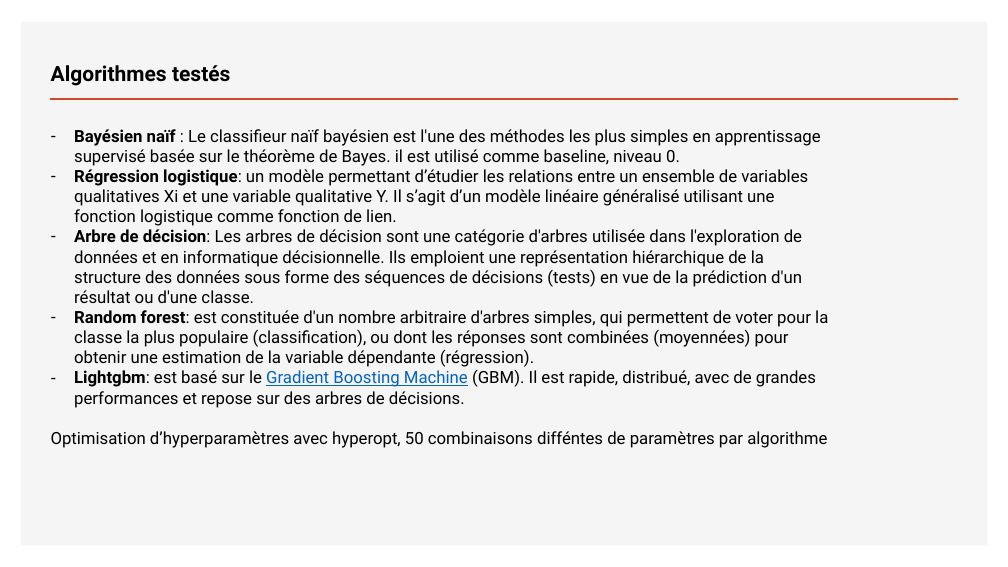
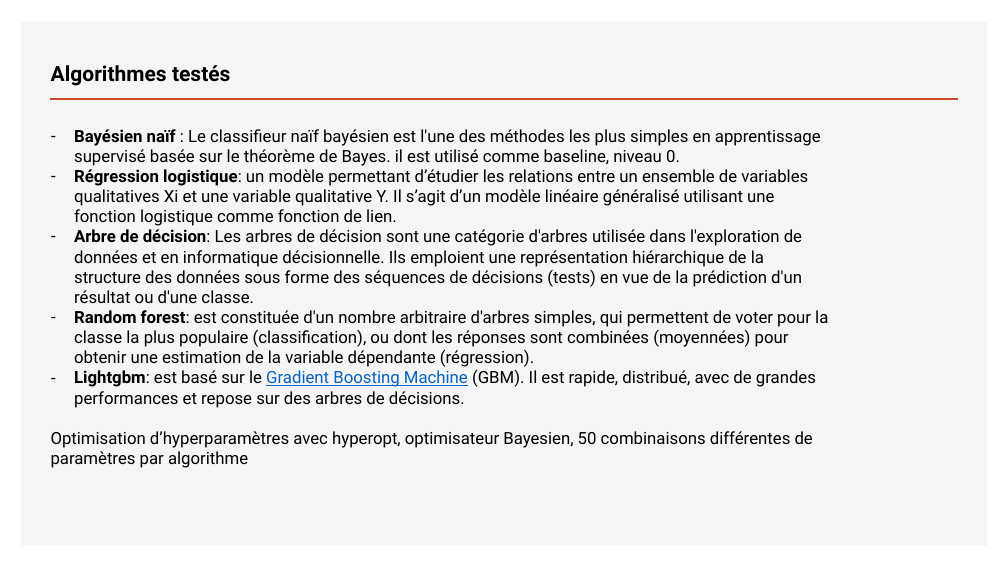
Before and after one commit to Teycir/Openclassrooms_project7, a slide deck: slide 12 of P7_01_Support.pptx. Drawn at 1008x567 pixels with LibreOffice and Linux fonts; fonts in the diff are those of the drawing. Boxes give left, top, right and bottom in pixels: in the first picture for what was removed or moved away, otherwise in the second. Text is boxed around its words. In the diff, an @@ line names an element or a change of style, - is before the commit and + after.

```diff
--- a/P7_01_Support.pptx
+++ b/P7_01_Support.pptx
@@ text at [51, 431, 813, 468]: text changed @@
-Optimisation d’hyperparamètres avec hyperopt, 50 combinaisons difféntes de paramètres par algorithme
+Optimisation d’hyperparamètres avec hyperopt, optimisateur Bayesien, 50 combinaisons différentes de paramètres par algorithme
```
Also in this commit, not shown: 1 other slide changed, 1 other file.
